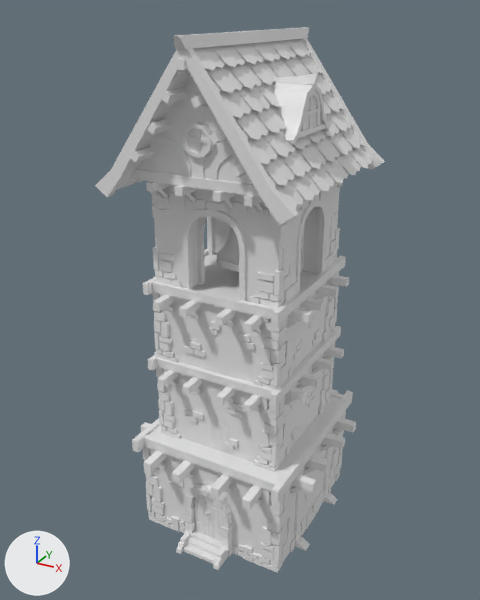
An edit to the FBX model assets/Bell_Tower.fbx, drawn before and after from the same camera.
One viewpoint serves both versions: a camera (50 mm lens) standing at (2.74, -5.18, 4.93) and looking at (-0.08, -0.04, 2.36). Arrows for +X, +Y and +Z are at lower left; the lights stay in place.

In view in the first picture: 'Bell_Tower'.
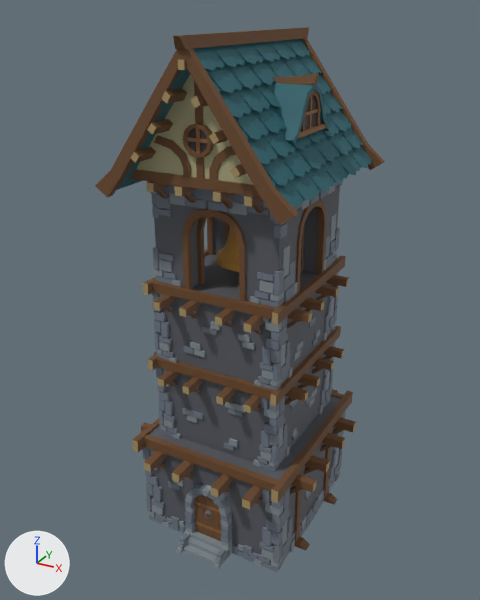
Edits to the bpy script that builds the scene:
```text
Add mat_stone:
    mat_stone = principled_material('Stone')
    mat_stone.base_color = (0.097, 0.102, 0.119)  # dark grey #585a61
    mat_stone.roughness = 0.69
Add mat_windows:
    mat_windows = principled_material('Windows')
    mat_windows.base_color = (0.0352, 0.0352, 0.0352)  # black #353535
    mat_windows.roughness = 0.69
Add mat_wood:
    mat_wood = principled_material('Wood')
    mat_wood.base_color = (0.153, 0.0685, 0.0242)  # brown #6d4a2b
    mat_wood.roughness = 0.69
Add mat_bell:
    mat_bell = principled_material('Bell')
    mat_bell.base_color = (0.538, 0.275, 0.0466)  # orange #c28f3d
    mat_bell.roughness = 0.69
Add mat_stone_dark:
    mat_stone_dark = principled_material('Stone_Dark')
    mat_stone_dark.base_color = (0.155, 0.183, 0.227)  # blue #6e7783
    mat_stone_dark.roughness = 0.69
Add mat_rooftiles:
    mat_rooftiles = principled_material('RoofTiles')
    mat_rooftiles.base_color = (0.0192, 0.121, 0.147)  # dark cyan #26626b
    mat_rooftiles.roughness = 0.69
Add mat_wood_light:
    mat_wood_light = principled_material('Wood_Light')
    mat_wood_light.base_color = (0.267, 0.115, 0.0397)  # brown #8d5f38
    mat_wood_light.roughness = 0.69
Add mat_wood_side:
    mat_wood_side = principled_material('Wood_Side')
    mat_wood_side.base_color = (0.384, 0.284, 0.124)  # brown #a79163
    mat_wood_side.roughness = 0.69
Add mat_beige:
    mat_beige = principled_material('Beige')
    mat_beige.base_color = (0.429, 0.405, 0.229)  # beige #afab84
    mat_beige.roughness = 0.69
Add mat_stone_light:
    mat_stone_light = principled_material('Stone_Light')
    mat_stone_light.base_color = (0.222, 0.264, 0.288)  # grey #828c92
    mat_stone_light.roughness = 0.69
Change me_cube_296:
    where me_cube_296.from_pydata(...)  # 9092 vertices, 5899 faces; spans x -0.97..0.97, y -1.1..1.13, z 0.0..4.76
    me_cube_296 part 1: 991 of the faces centred in x -0.76..0.76, y -1.07..0.82, z 0.02..3.6 switch from no material to mat_stone_light (grey #828c92)
    me_cube_296 part 2: 2193 of the faces centred in x -0.76..0.76, y -1.03..0.83, z 0.02..3.72 switch from no material to mat_stone_dark (blue #6e7683)
    me_cube_296 part 3: 1136 of the faces centred in x -0.84..0.84, y -1.08..1.09, z 1.7..4.76 switch from no material to mat_wood (brown #6d4a2b)
    me_cube_296 part 4: 306 of the faces centred in x -0.89..0.89, y -0.98..0.98, z 0.02..1.07 switch from no material to mat_wood (brown #6d4a2b)
    me_cube_296 part 5: 1 of the faces centred in x 0.01, y -0.83, z 4.15 switch from no material to mat_beige (beige #afab84)
    me_cube_296 part 6: 20 of the faces centred in x -0.97..0.97, y -1.06..1.06, z 0.91..1.01 switch from no material to mat_wood_side (brown #a79163)
    me_cube_296 part 7: 20 of the faces centred in x -0.81..0.81, y -0.89..0.89, z 1.78..1.86 switch from no material to mat_wood_side (brown #a79163)
    me_cube_296 part 8: 20 of the faces centred in x -0.81..0.81, y -0.89..0.89, z 2.55..2.63 switch from no material to mat_wood_side (brown #a79163)
    me_cube_296 part 9: 11 of the faces centred in x -0.46..0.45, y -1.05..-0.89, z 3.6..4.56 switch from no material to mat_wood_side (brown #a79163)
    me_cube_296 part 10: all 2 faces centred in x 0.55, y -0.01, z 4.1..4.24 switch from no material to mat_windows (black #353535)
    me_cube_296 part 11: the 1 face centred in x 0.0, y -0.85, z 4.01 switches from no material to mat_windows (black #353535)
    me_cube_296 part 12: 52 of the faces centred in x -0.16..0.16, y -0.84..-0.83, z 0.22..0.5 switch from no material to mat_wood_light (brown #8d5f38)
    me_cube_296 part 13: 30 of the faces centred in x -0.57..0.57, y -0.31..0.3, z 3.98..4.29 switch from no material to mat_wood_light (brown #8d5f38)
    me_cube_296 part 14: 6 of the faces centred in x -0.01..0.01, y -0.86..-0.85, z 4.0..4.03 switch from no material to mat_wood_light (brown #8d5f38)
    me_cube_296 part 15: 389 of the faces centred in x -0.3..0.31, y -0.31..0.31, z 2.77..3.49 switch from no material to mat_bell (orange #c28f3d)
    me_cube_296 part 16: 430 of the faces centred in x -0.76..0.76, y -0.99..0.99, z 3.58..4.6 switch from no material to mat_rooftiles (dark cyan #26626b)
    me_cube_296 part 17: 250 of the faces centred in x -0.6..0.6, y -0.64..0.64, z 2.64..3.65 switch from no material to mat_stone (dark grey #585a61)
    me_cube_296 part 18: 10 of the faces centred in x -0.74..0.74, y -0.79..0.79, z 0.52..1.05 switch from no material to mat_stone (dark grey #585a61)
    me_cube_296 part 19: 4 of the faces centred in x 0.0..0.61, y -0.66..0.66, z 1.83 switch from no material to mat_stone (dark grey #585a61)
```

Where the change shows, as pixel boxes (x1, y1, x2, y2) in the pictures (480 x 600 px):
part 1 of me_cube_296, recoloured: (144, 183, 340, 570) in both
part 2 of me_cube_296, recoloured: (142, 182, 346, 573) in both
part 3 of me_cube_296, recoloured (grey to brown): (95, 27, 385, 412) in both
part 4 of me_cube_296, recoloured (grey to brown): (132, 389, 356, 550) in both
part 5 of me_cube_296, recoloured: (136, 74, 253, 185) in both
part 6 of me_cube_296, recoloured (grey to brown): (132, 423, 356, 509) in both
part 7 of me_cube_296, recoloured (grey to brown): (148, 350, 344, 413) in both
part 8 of me_cube_296, recoloured (grey to brown): (143, 278, 349, 333) in both
part 9 of me_cube_296, recoloured (grey to brown): (131, 60, 252, 207) in both
part 10 of me_cube_296, recoloured (grey to black): (305, 96, 316, 129) in both
part 11 of me_cube_296, recoloured (grey to black): (188, 128, 207, 153) in both
part 12 of me_cube_296, recoloured: (194, 501, 221, 534) in both
part 13 of me_cube_296, recoloured (grey to brown): (297, 96, 326, 139) in both
part 14 of me_cube_296, recoloured (grey to brown): (187, 128, 207, 153) in both
part 15 of me_cube_296, recoloured (grey to brown): (217, 227, 239, 272) in both
part 16 of me_cube_296, recoloured (grey to cyan): (117, 39, 372, 210) in both
part 17 of me_cube_296, recoloured: (153, 185, 340, 302) in both
part 18 of me_cube_296, recoloured: (149, 396, 341, 563) in both
part 19 of me_cube_296, recoloured: (160, 282, 330, 464) in both
